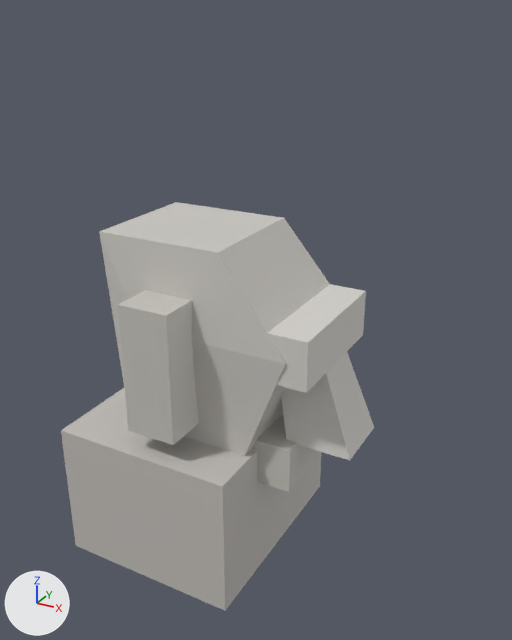
A saved change to the glTF model public/studio/v2.15.0/d_moai/model.glb.
The view is the same before and after, from a camera (50 mm lens) standing at (2.92, -4.35, 4.22) and looking at (0.55, -0.03, 2.06). Arrows for +X, +Y and +Z are at lower left; the lights stay in place. The older version comes first. Where no turn or scale is listed for an object, it has been applied to the vertices.

The first picture shows 'part0', 'part1', 'part2', 'part3', 'part4', 'part6'.
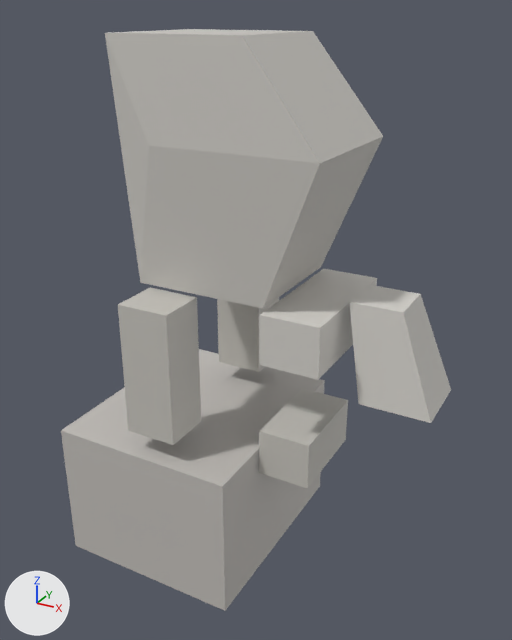
The change in detail:
me_geometry_1 is used by ob_part1; location (0.0, 0.0, 0.0).
me_geometry_1 had 12 vertices, 20 faces and spanned x -0.51..1.05, y -0.54..0.54, z 1.02..2.72.
me_geometry_1 now has 12 vertices, 20 faces and spans x -0.31..1.25, y -0.54..0.54, z 2.38..4.08.
me_geometry_1 part 1: the whole mesh is moved by (0.2, 0.0, 1.36).
me_geometry_2 is used by ob_part2; location (0.0, 0.0, 0.0).
me_geometry_2 had 8 vertices, 12 faces and spanned x 0.765..1.207, y -0.527..0.527, z 1.853..2.227.
me_geometry_2 now has 8 vertices, 12 faces and spans x 0.846..1.288, y -0.527..0.527, z 1.974..2.348.
me_geometry_2 part 2: the whole mesh is moved by (0.081, 0.0, 0.121).
me_geometry_3 is used by ob_part3; location (0.0, 0.0, 0.0).
me_geometry_3 had 8 vertices, 12 faces and spanned x 0.799..1.445, y -0.255..0.255, z 1.224..1.938.
me_geometry_3 now has 8 vertices, 12 faces and spans x 1.347..1.993, y -0.255..0.255, z 1.704..2.418.
me_geometry_3 part 3: the whole mesh is moved by (0.548, 0.0, 0.48).

Where the change shows, as pixel boxes [x1, y1, x2, y2] in the pictures (512 x 640 px):
'part1', moved
    before: [99, 202, 330, 456]
    after: [105, 29, 383, 308]
'part3', moved
    before: [282, 352, 374, 460]
    after: [349, 285, 451, 423]
'part2', moved
    before: [267, 284, 366, 393]
    after: [259, 269, 377, 380]
'part5', unchanged, uncovered by the edit
    after: [217, 297, 279, 372]
